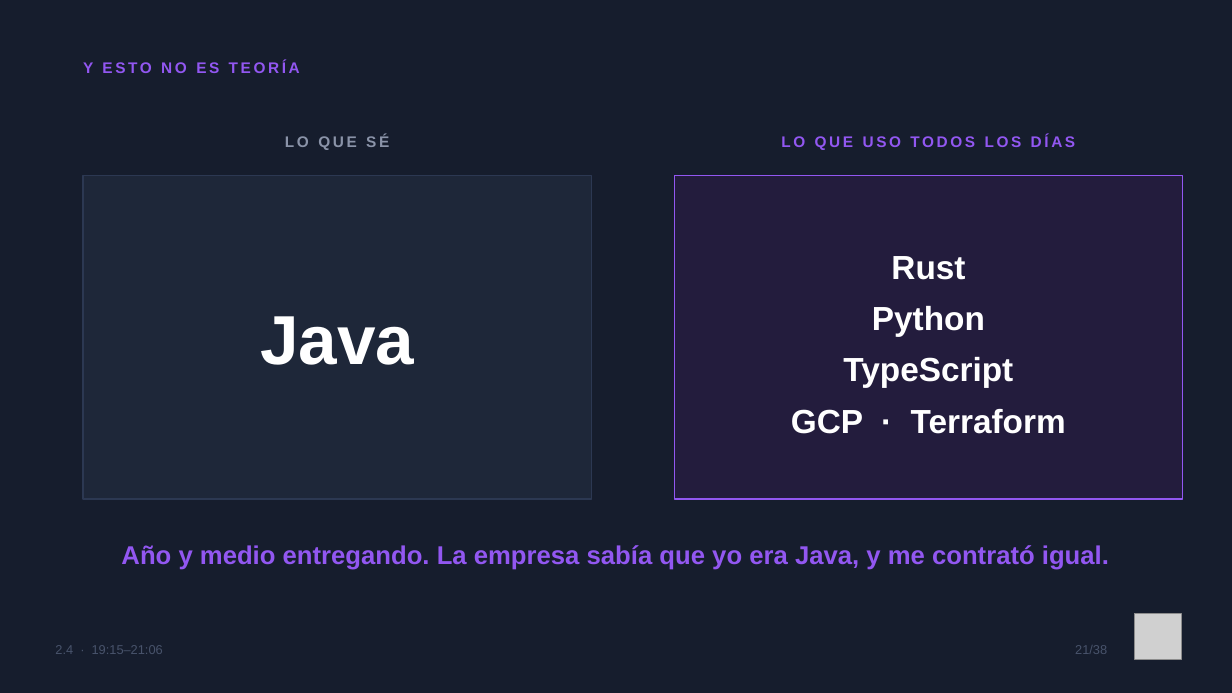
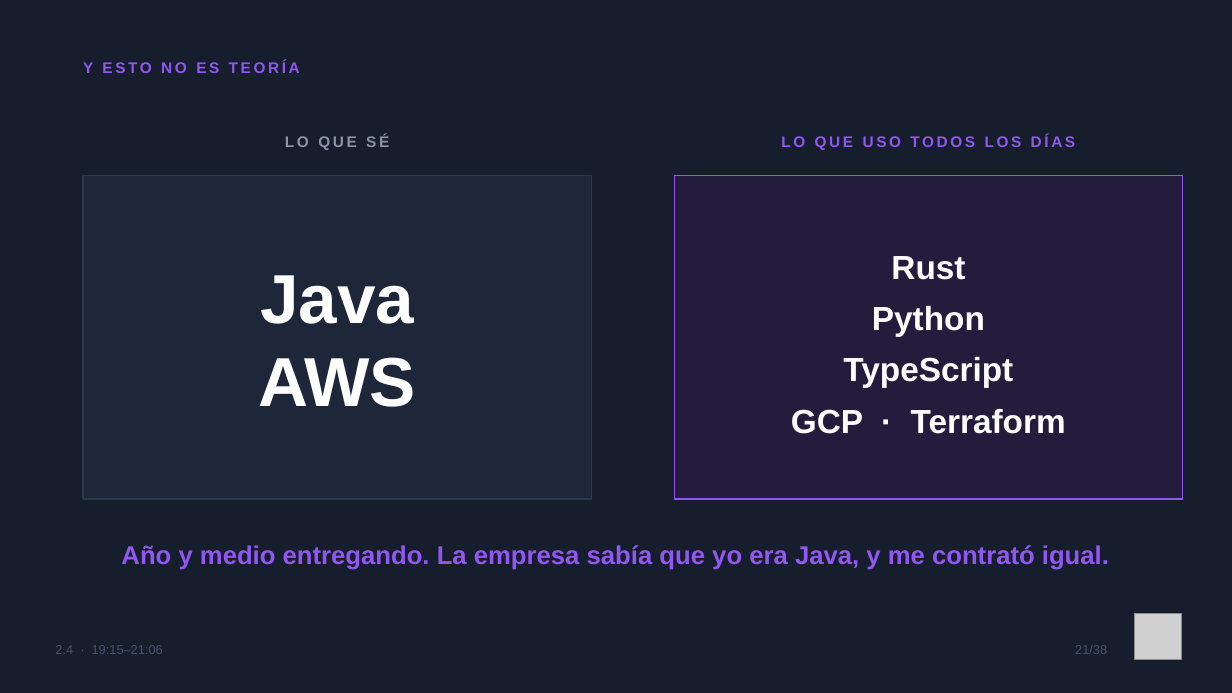
Before and after one commit to gldiazcardenas/charla-ia-aws-ug-cucuta, a slide deck: slide 21 of Slides_IA_AWS_UG_Cucuta.pptx. Drawn at 1232x693 pixels with LibreOffice and Linux fonts; fonts in the diff are those of the drawing; grey boxes stand for pictures. Boxes give left, top, right and bottom in pixels: in the first picture for what was removed or moved away, otherwise in the second. Text is boxed around its words. In the diff, an @@ line names an element or a change of style, - is before the commit and + after.

```diff
--- a/Slides_IA_AWS_UG_Cucuta.pptx
+++ b/Slides_IA_AWS_UG_Cucuta.pptx
@@ text at [258,275,416,407]: text changed @@
-Java
+Java
+AWS
```
Also in this commit, not shown: 5 other slides changed.
